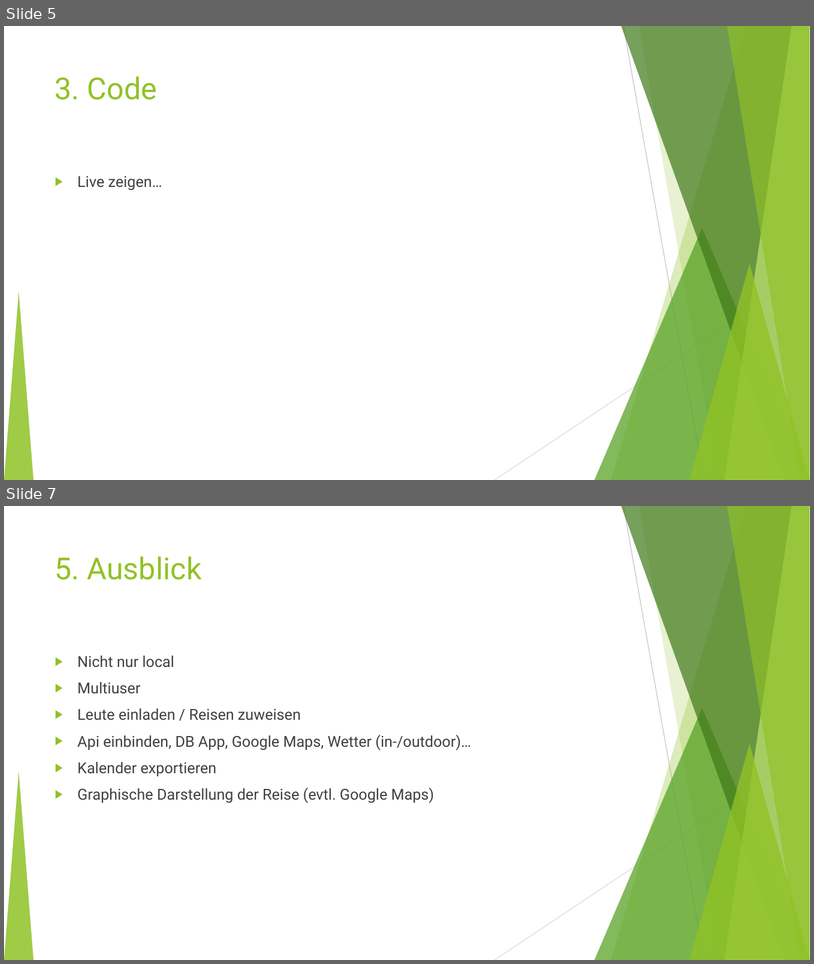
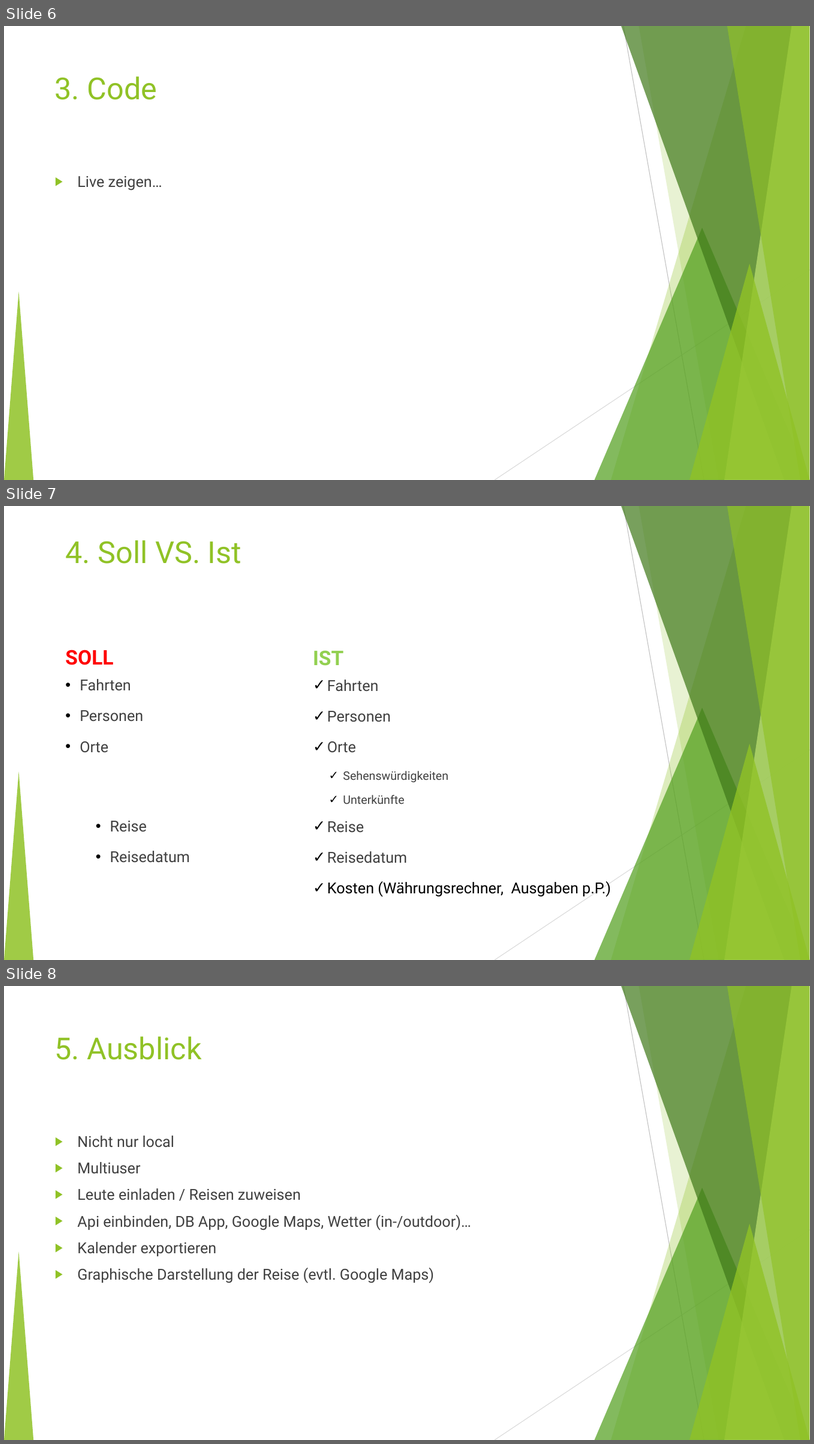
Before and after one commit to fh-erfurt/TravelBuddy-REST, a slide deck: doc/Präsentation/TravelBuddy_1.ppt. Shown one above the other, each under a label of ours: slides 5 and 7 before the commit, slides 6, 7 and 8 after it; the slides between them are not shown. The pictures are 814x964 and 814x1444 pixels, drawn with LibreOffice and Linux fonts; fonts in the diff are those of the drawing. Boxes give left, top, right and bottom in pixels: in the first picture for what was removed or moved away, otherwise in the second. Text is boxed around its words. In the diff, an @@ line names an element or a change of style, - is before the commit and + after.

```diff
--- a/doc/Präsentation/TravelBuddy_1.ppt
+++ b/doc/Präsentation/TravelBuddy_1.ppt
@@ slide 7 added at <box>4,506,810,960</box>, background #FFFFFF; not listed: 10 template elements that a slide beside it also shows @@
@@ title added at <box>65,540,242,564</box>, 36 pt, text #90C226 @@
+4. Soll VS. Ist
@@ text added at <box>65,649,113,665</box>, 24 pt, text #FF0000, bold @@
+SOLL
@@ text added at <box>313,651,344,666</box>, 24 pt, text #92D050, bold @@
+IST
@@ text added at <box>80,679,190,862</box>, 14 pt, text #FFFFFF @@
+• Fahrten
+• Personen
+• Orte
+  Kosten (Währungsrechner,.)
+  Kosten (Währungsrechner,)
+• Reise
+• Reisedatum
@@ text added at <box>327,679,611,897</box>, 18 pt, text #404040 @@
+✓ Fahrten
+✓ Personen
+✓ Orte
+  ✓ Sehenswürdigkeiten
+  ✓ Unterkünfte
+✓ Reise
+✓ Reisedatum
+✓ Kosten (Währungsrechner, Ausgaben p.P.)
@@ what was slide 5 is now slide 6 @@
@@ what was slide 7 is now slide 8 @@
```
Also in this commit, not shown: 4 slides changed, 2 other slides added, 1 slide removed.
